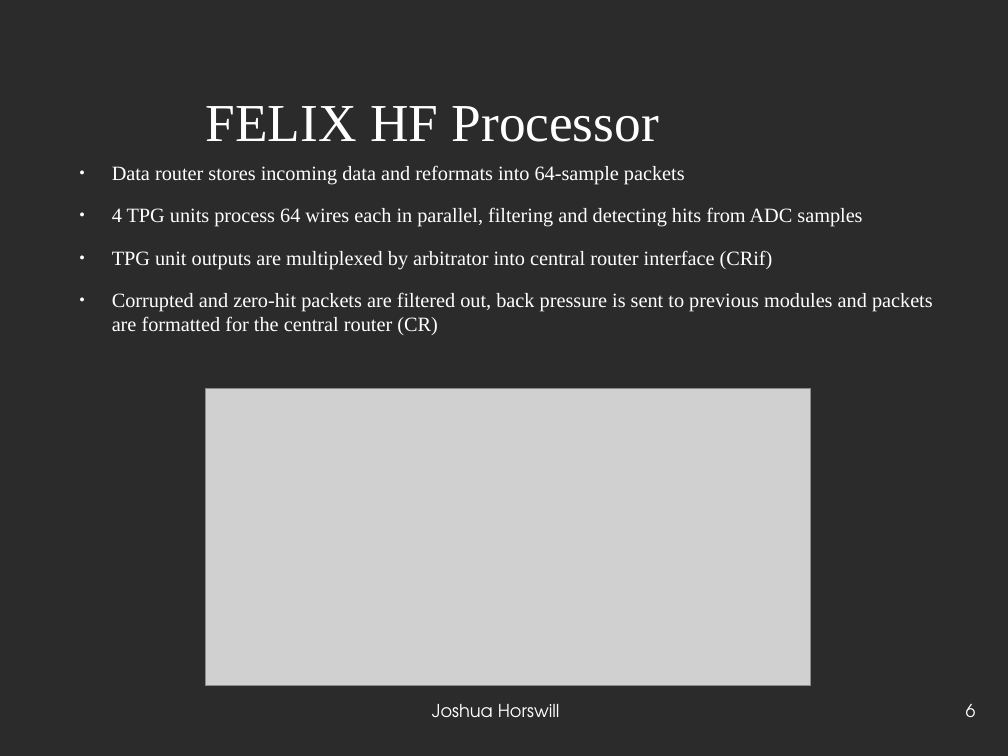
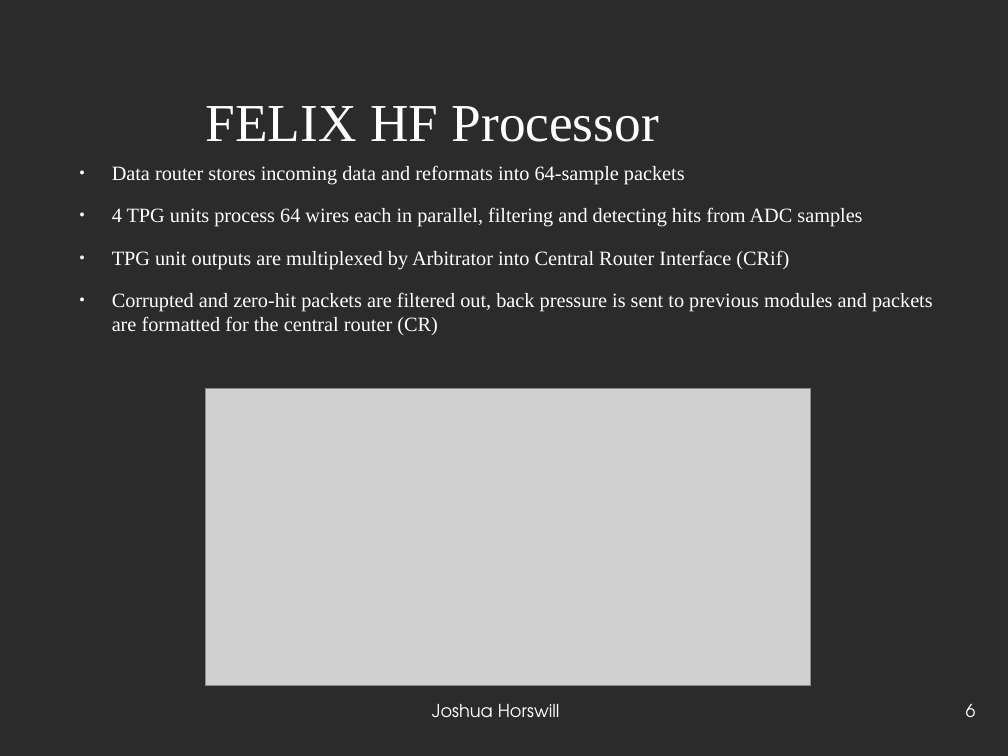
Before and after one commit to JoshCodesPhysics/dune_project, a slide deck: slide 6 of dune_notes/dune_pres/dune_project_pres.odp. Drawn at 1008x756 pixels with LibreOffice and Linux fonts; fonts in the diff are those of the drawing; grey boxes stand for pictures; background and template pictures are left out; a plain dark background stands for a picture behind light text. Boxes give left, top, right and bottom in pixels: in the first picture for what was removed or moved away, otherwise in the second. Text is boxed around its words. In the diff, an @@ line names an element or a change of style, - is before the commit and + after.

```diff
--- a/dune_notes/dune_pres/dune_project_pres.odp
+++ b/dune_notes/dune_pres/dune_project_pres.odp
@@ text at (112, 250, 789, 269): text changed @@
-● TPG unit outputs are multiplexed by arbitrator into central router interface (CRif)
+● TPG unit outputs are multiplexed by Arbitrator into Central Router Interface (CRif)
```
Also in this commit, not shown: 2 other slides changed, 5 slides added, 3 other files.
